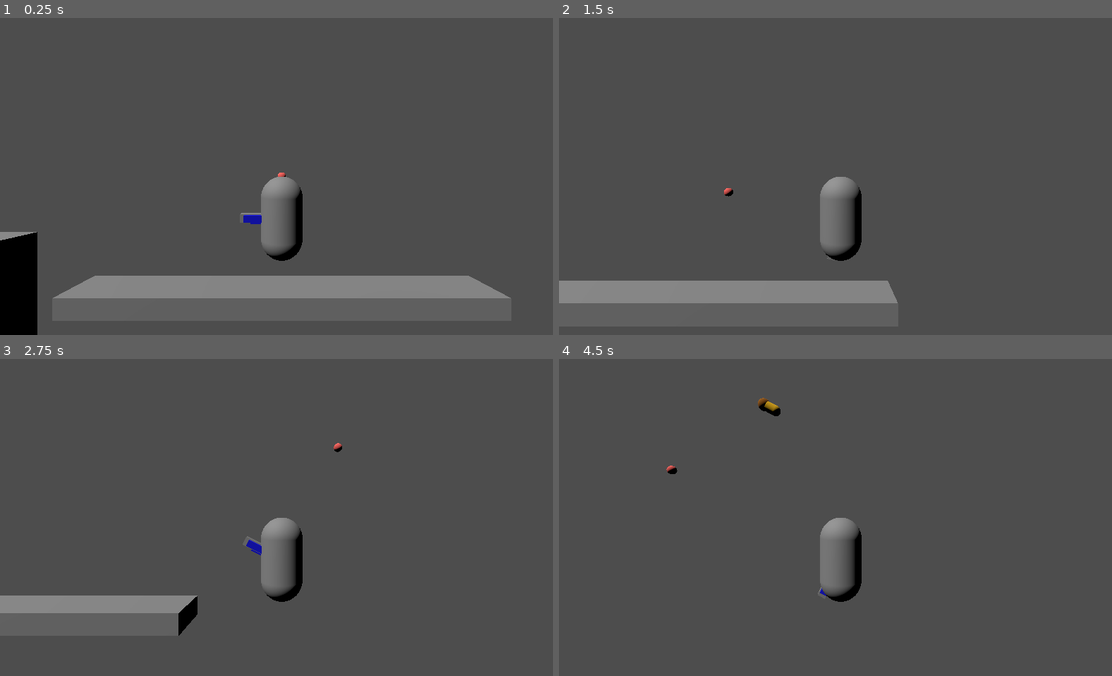
Above: before the commit, frames 1-4 (two rows, left to right).
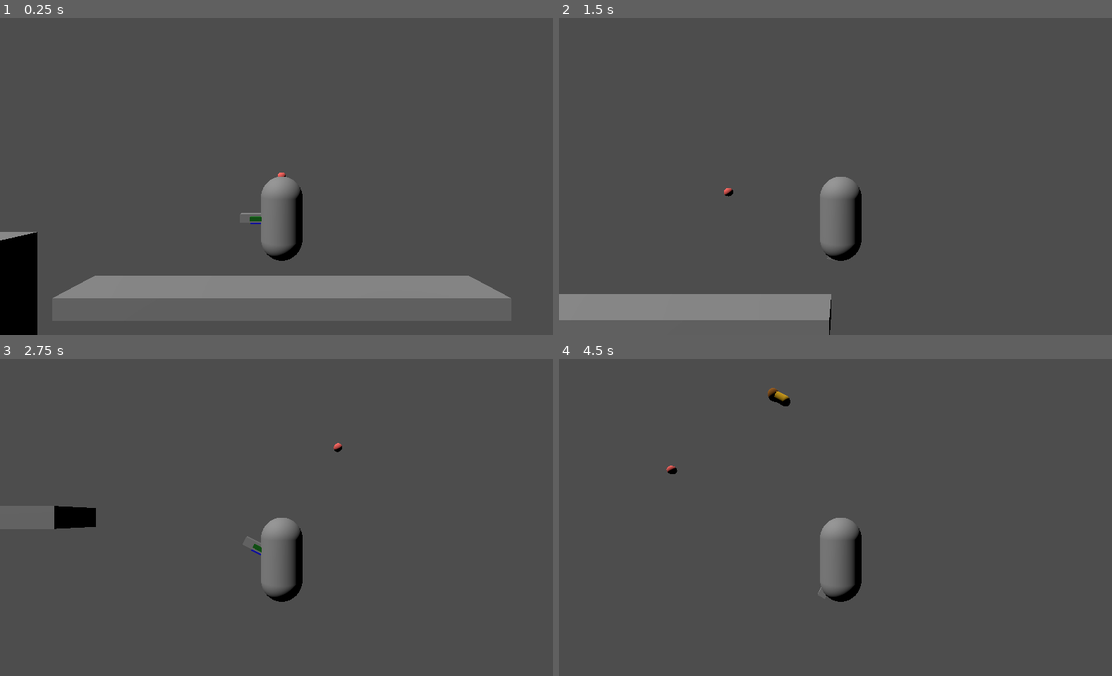
Above: after the commit, the same moments.

Repository: kzzss/ProjectBolt
Game: Godot game, scene res://Scenes/main.tscn
Same seed, same stepped clock (60 frames per second), same inputs: the game is played once before the commit and once after it.
Inputs (mouse positions are in pixels of both pictures, inside the frame that each line leads up to):
- Up to frame 1 (0.25 s): no input
- Up to frame 2 (1.5 s): move the mouse to (962, 160) at 0.52 s; hold D (right) 0.53-1.28 s; click (962, 160) at 0.6 s; tap Space (jump) at 0.77, 0.8, 1.07, 1.35 s; move the mouse to (730, 192) at 1.27 s; hold S (down) from 1.28 s (still down)
- Up to frame 3 (2.75 s): tap Space (jump) at 1.52, 1.82, 2.3 s; click (171, 533) at 1.55 s; move the mouse to (337, 447) at 2.02 s; release S (down) at 2.03 s; hold D (right) from 2.03 s (still down); click (337, 447) at 2.1 s
- Up to frame 4 (4.5 s): move the mouse to (813, 580) at 2.77 s; release D (right) at 2.78 s; hold W (up) 2.78-3.53 s; click (813, 580) at 2.85 s; tap Space (jump) at 3.02, 3.32, 3.6, 3.77, 4.07 s; move the mouse to (1012, 565) at 3.52 s; hold A (left) from 3.53 s (still down); tap Enter at 4.25 s; move the mouse to (669, 469) at 4.27 s; click (669, 469) at 4.35 s

The runs differ from the first frame. In frame 1, less than 0.1% of the frame differs, in the area x 44-48%, y 62-65%; in frame 2, 5.5%, in the area x 0-62%, y 82-100%; in frame 3, 2.7%; in frame 4, 0.3%.

Commit message:
added chargebeam and playercontroller acceleration+friction

Diff:
--- /dev/null
+++ b/ProjectBolt/Misc/big_projectile.gd
@@ -0,0 +1,16 @@
+extends Area3D
+
+signal bighit
+
+@export var speed = 50
+var velocity = Vector3.ZERO
+
+
+func _physics_process(delta):
+	look_at(transform.origin + velocity.normalized(), Vector3.UP)
+	transform.origin +=  velocity * delta
+
+
+func _on_body_entered(body):
+	emit_signal("bighit",  transform.origin)
+	queue_free()
--- /dev/null
+++ b/ProjectBolt/Misc/big_projectile.tscn
@@ -0,0 +1,37 @@
+[gd_scene load_steps=7 format=3 uid="uid://bo4lvhf7u1ug4"]
+
+[ext_resource type="Script" path="res://Misc/big_projectile.gd" id="1_1sv40"]
+[ext_resource type="Material" uid="uid://dkkhkh6y1ys04" path="res://Materials/green.tres" id="1_cqf6b"]
+
+[sub_resource type="BoxShape3D" id="BoxShape3D_vsogm"]
+
+[sub_resource type="CapsuleMesh" id="CapsuleMesh_40fcq"]
+material = ExtResource("1_cqf6b")
+
+[sub_resource type="StandardMaterial3D" id="StandardMaterial3D_gbq74"]
+albedo_color = Color(0, 0.635294, 0.360784, 1)
+roughness = 0.0
+emission_enabled = true
+emission = Color(0, 0.623529, 0.47451, 1)
+
+[sub_resource type="SphereMesh" id="SphereMesh_s5yvr"]
+material = SubResource("StandardMaterial3D_gbq74")
+
+[node name="BigProjectile" type="Area3D"]
+collision_layer = 8
+collision_mask = 5
+script = ExtResource("1_1sv40")
+
+[node name="CollisionShape3D" type="CollisionShape3D" parent="."]
+transform = Transform3D(2, 0, 0, 0, 2, 0, 0, 0, 2, 0, 0, 0)
+shape = SubResource("BoxShape3D_vsogm")
+
+[node name="MeshInstance3D" type="MeshInstance3D" parent="."]
+transform = Transform3D(1.5, 0, 0, 0, -6.55671e-08, -1.5, 0, 1.5, -6.55671e-08, 0, 0, 0.67)
+mesh = SubResource("CapsuleMesh_40fcq")
+
+[node name="MeshInstance3D2" type="MeshInstance3D" parent="."]
+transform = Transform3D(2, 0, 0, 0, -8.74228e-08, -2, 0, 2, -8.74228e-08, 0, 0, 0)
+mesh = SubResource("SphereMesh_s5yvr")
+
+[connection signal="body_entered" from="." to="." method="_on_body_entered"]
--- a/ProjectBolt/Misc/small_projectile.tscn
+++ b/ProjectBolt/Misc/small_projectile.tscn
@@ -2,36 +2,35 @@
 
 [ext_resource type="Script" path="res://Misc/SmallProjectile.gd" id="1_oha3w"]
 
-[sub_resource type="BoxShape3D" id="BoxShape3D_7buuv"]
+[sub_resource type="BoxShape3D" id="BoxShape3D_cic1j"]
 
-[sub_resource type="StandardMaterial3D" id="StandardMaterial3D_2n6xc"]
+[sub_resource type="StandardMaterial3D" id="StandardMaterial3D_0gehp"]
 albedo_color = Color(0.917647, 0.701961, 0, 1)
 
-[sub_resource type="CapsuleMesh" id="CapsuleMesh_bssb5"]
-material = SubResource("StandardMaterial3D_2n6xc")
+[sub_resource type="CapsuleMesh" id="CapsuleMesh_0c3t4"]
+material = SubResource("StandardMaterial3D_0gehp")
 
-[sub_resource type="StandardMaterial3D" id="StandardMaterial3D_chmdr"]
+[sub_resource type="StandardMaterial3D" id="StandardMaterial3D_4sxmu"]
 albedo_color = Color(0.611765, 0.360784, 0, 1)
 
-[sub_resource type="SphereMesh" id="SphereMesh_gqp1h"]
-material = SubResource("StandardMaterial3D_chmdr")
+[sub_resource type="SphereMesh" id="SphereMesh_wqq0x"]
+material = SubResource("StandardMaterial3D_4sxmu")
 
 [node name="SmallProjectile" type="Area3D"]
-transform = Transform3D(-4.37114e-09, 0.1, -4.37114e-09, 0, -4.37114e-09, -0.1, -0.1, -4.37114e-09, 1.91069e-16, 0, 0, 0)
 collision_layer = 8
 collision_mask = 5
 script = ExtResource("1_oha3w")
 speed = 50
 
 [node name="CollisionShape3D" type="CollisionShape3D" parent="."]
-shape = SubResource("BoxShape3D_7buuv")
+shape = SubResource("BoxShape3D_cic1j")
 
 [node name="MeshInstance3D" type="MeshInstance3D" parent="."]
 transform = Transform3D(0.8, 0, 0, 0, -3.49691e-08, -0.8, 0, 0.8, -3.49691e-08, 0, 0, 0.624)
-mesh = SubResource("CapsuleMesh_bssb5")
+mesh = SubResource("CapsuleMesh_0c3t4")
 
 [node name="MeshInstance3D" type="MeshInstance3D" parent="MeshInstance3D"]
 transform = Transform3D(1.2, 0, 0, 0, 1.2, 0, 0, 0, 1.2, 0, -0.786104, 3.43617e-08)
-mesh = SubResource("SphereMesh_gqp1h")
+mesh = SubResource("SphereMesh_wqq0x")
 
 [connection signal="body_entered" from="." to="." method="_on_body_entered"]
--- a/ProjectBolt/Player/WeaponPivot.gd
+++ b/ProjectBolt/Player/WeaponPivot.gd
@@ -19,6 +19,5 @@
 
 	if not raycast_result.is_empty():
 		var pos = raycast_result.position
-		print(get_node("..").position)
 		get_node("../gizmo").position = Vector3(pos.x, pos.y, 0)
 		look_at(Vector3(pos.x, pos.y, 0), Vector3(0,0,1))
--- a/ProjectBolt/Player/player.gd
+++ b/ProjectBolt/Player/player.gd
@@ -1,38 +1,77 @@
 extends CharacterBody3D
 
 
-const SPEED = 5.0
-const JUMP_VELOCITY = 4.5
+@export var move_speed = 7.0
+@export var jump_strength = 5
+@export var acceleration = 100.0
+@export var friction = 100.0
 
 @onready var smallProjectile = preload("res://Misc/small_projectile.tscn")
+@onready var bigProjectile = preload("res://Misc/big_projectile.tscn")
 
-# Get the gravity from the project settings to be synced with RigidBody nodes.
+var chargeStatus = 0
 var gravity = ProjectSettings.get_setting("physics/3d/default_gravity")
 
 
 func _process(delta):
 	if Input.is_action_just_pressed("shoot"):
+		$ChargeTimer.start()
 		var sp = smallProjectile.instantiate()
 		owner.add_child(sp)
 		sp.transform = $WeaponPivot/ProjectileSpawn.global_transform
 		sp.velocity = -sp.transform.basis.x * sp.speed
+
+	if Input.is_action_just_released("shoot"):
+		$ChargeTimer.stop()
+	if Input.is_action_just_released("shoot") and chargeStatus == 1:
+		$ChargeUpTimer.stop()
+		print("CHARGING CANCELED")
+		chargeStatus = 0
+	if Input.is_action_just_released("shoot") and chargeStatus == 2:
+		print("CHARGEBEAM FIRED")
+		var bp = bigProjectile.instantiate()
+		owner.add_child(bp)
+		bp.transform = $WeaponPivot/ProjectileSpawn.global_transform
+		bp.velocity = -bp.transform.basis.x * bp.speed
+
+		chargeStatus = 0
+
 
 func _physics_process(delta):
 	# Add the gravity.
 	if not is_on_floor():
 		velocity.y -= gravity * delta
 
-	# Handle Jump.
+
 	if Input.is_action_just_pressed("jump") and is_on_floor():
-		velocity.y = JUMP_VELOCITY
+		velocity.y = jump_strength
 
-	# Get the input direction and handle the movement/deceleration.
-	# As good practice, you should replace UI actions with custom gameplay actions.
-	var input_dir = Input.get_vector("left", "right", "up", "down")
-	var direction = (transform.basis * Vector3(input_dir.x, 0, input_dir.y)).normalized()
-	if direction:
-		velocity.x = direction.x * SPEED
+
+#	var input_dir = Input.get_vector("left", "right", "up", "down")
+#	var direction = (transform.basis * Vector3(input_dir.x, 0, 0)).normalized()
+#	if direction:
+#		velocity.x = direction.x * move_speed
+#	else:
+#		velocity.x = move_toward(velocity.x, 0, move_speed)
+
+	var input_vector = 0
+	input_vector =Input.get_action_strength("right") - Input.get_action_strength("left")
+
+	if input_vector != 0:
+		velocity = Vector3(move_toward(velocity.x, input_vector * move_speed, acceleration * delta),velocity.y, velocity.z)
 	else:
-		velocity.x = move_toward(velocity.x, 0, SPEED)
+		velocity = Vector3(move_toward(velocity.x, 0, friction * delta),velocity.y, velocity.z)
 
+	print(velocity)
 	move_and_slide()
+
+
+func _on_charge_timer_timeout():
+	print("CHARGING...")
+	$ChargeUpTimer.start()
+	chargeStatus = 1
+
+
+func _on_charge_up_timer_timeout():
+	print("CHARGEBEAM READY")
+	chargeStatus = 2
--- a/ProjectBolt/Player/player.tscn
+++ b/ProjectBolt/Player/player.tscn
@@ -1,9 +1,10 @@
-[gd_scene load_steps=11 format=3 uid="uid://q83tfivj774n"]
+[gd_scene load_steps=13 format=3 uid="uid://q83tfivj774n"]
 
 [ext_resource type="Script" path="res://Player/player.gd" id="1_trjh2"]
 [ext_resource type="Script" path="res://Player/WeaponPivot.gd" id="2_a4i3h"]
 [ext_resource type="Material" uid="uid://ch1o2wnup6m83" path="res://Materials/blue.tres" id="3_dpkoy"]
 [ext_resource type="Script" path="res://Player/gizmo.gd" id="3_nctvr"]
+[ext_resource type="Material" uid="uid://dkkhkh6y1ys04" path="res://Materials/green.tres" id="4_j0if4"]
 
 [sub_resource type="CapsuleMesh" id="CapsuleMesh_ubtck"]
 
@@ -13,6 +14,9 @@
 
 [sub_resource type="BoxMesh" id="BoxMesh_e447r"]
 material = ExtResource("3_dpkoy")
+
+[sub_resource type="BoxMesh" id="BoxMesh_mgq8o"]
+material = ExtResource("4_j0if4")
 
 [sub_resource type="StandardMaterial3D" id="StandardMaterial3D_07hri"]
 albedo_color = Color(1, 0.396078, 0.372549, 1)
@@ -47,8 +51,8 @@
 mesh = SubResource("BoxMesh_e447r")
 
 [node name="MeshInstance3D2" type="MeshInstance3D" parent="WeaponPivot/MeshInstance3D"]
-transform = Transform3D(0.8, 0, 0, 0, 0.8, 0, 0, 0, 0.8, 0, 0.5, 0)
-mesh = SubResource("BoxMesh_e447r")
+transform = Transform3D(0.5, 0, 0, 0, 0.5, 0, 0, 0, 0.5, 0, 0.5, 0)
+mesh = SubResource("BoxMesh_mgq8o")
 
 [node name="Camera3D" type="Camera3D" parent="."]
 transform = Transform3D(1, 0, 0, 0, 1, 0, 0, 0, 1, 0, 0, 5)
@@ -59,3 +63,15 @@
 mesh = SubResource("SphereMesh_lnw5u")
 skeleton = NodePath("../WeaponPivot")
 script = ExtResource("3_nctvr")
+
+[node name="ChargeTimer" type="Timer" parent="."]
+process_callback = 0
+wait_time = 0.5
+one_shot = true
+
+[node name="ChargeUpTimer" type="Timer" parent="."]
+wait_time = 0.75
+one_shot = true
+
+[connection signal="timeout" from="ChargeTimer" to="." method="_on_charge_timer_timeout"]
+[connection signal="timeout" from="ChargeUpTimer" to="." method="_on_charge_up_timer_timeout"]
